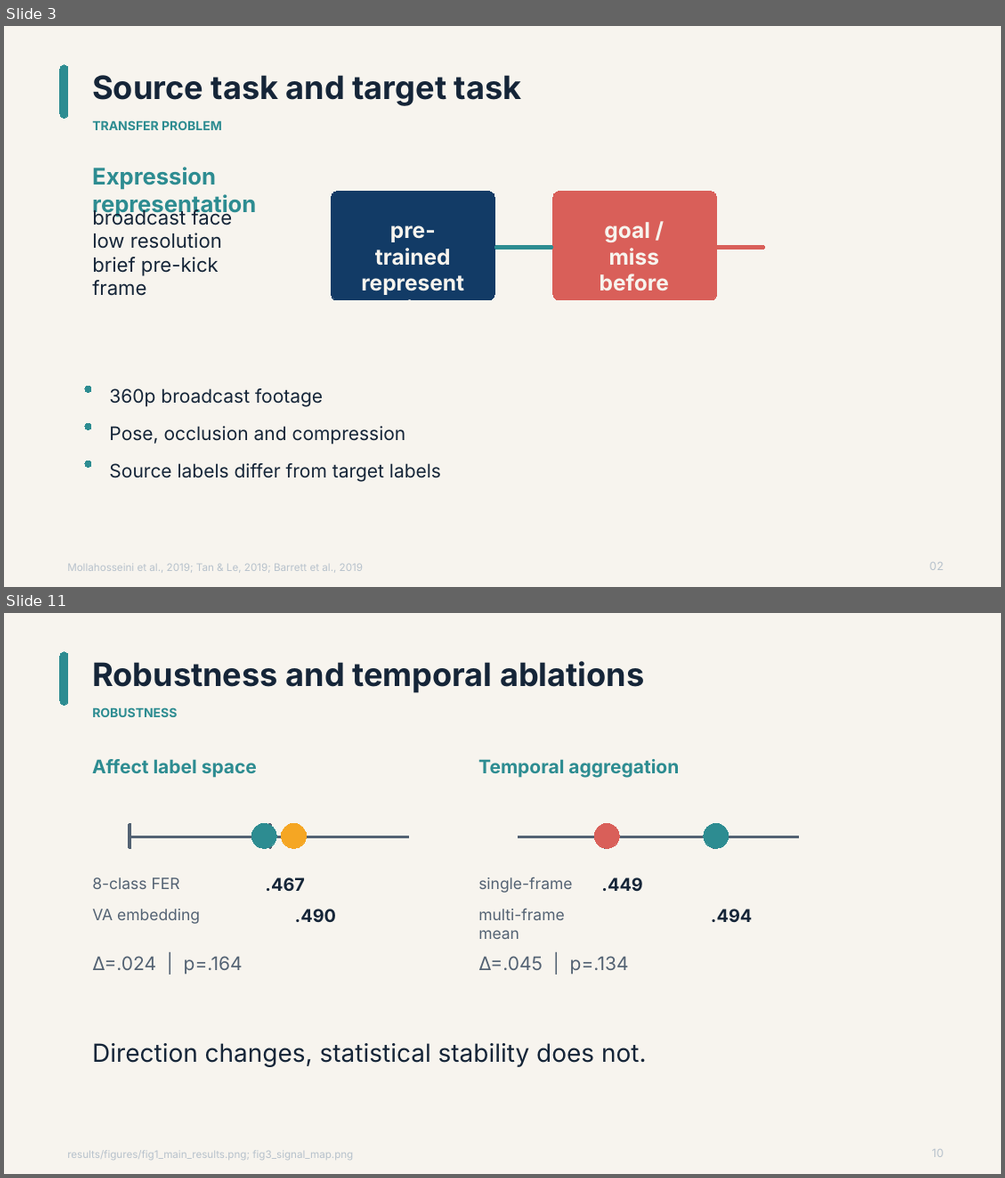
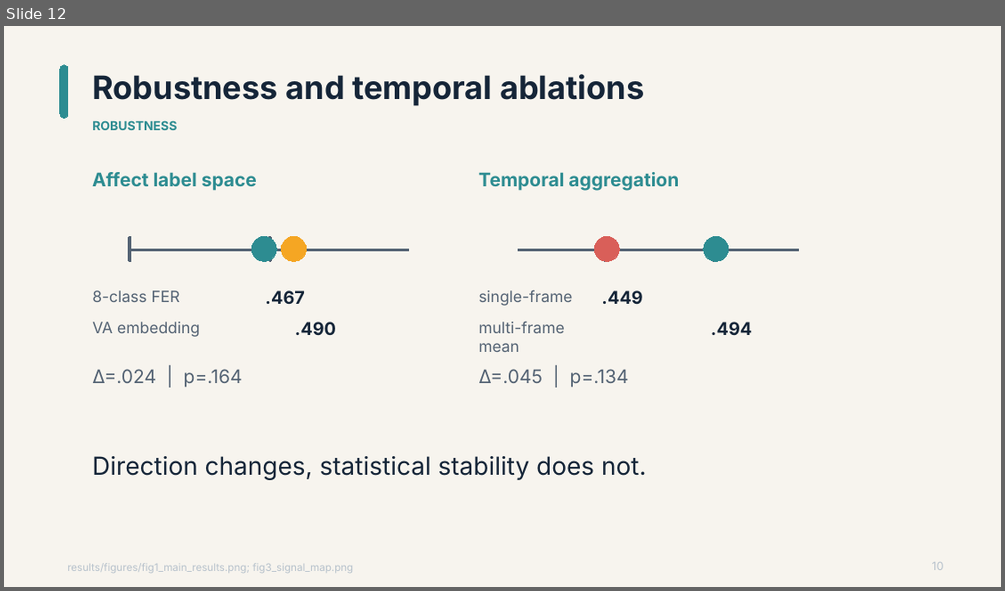
Before and after one commit to Grass456/Penalty-shoot-and-Expression, a slide deck: video/deliverables/Penalty_Shootout_and_Facial_Expression.pptx. Shown one above the other, each under a label of ours: slides 3 and 11 before the commit, slide 12 after it; the slides between them are not shown. The pictures are 1005x1178 and 1005x591 pixels, drawn with LibreOffice and Linux fonts; fonts in the diff are those of the drawing. Boxes give left, top, right and bottom in pixels: in the first picture for what was removed or moved away, otherwise in the second. Text is boxed around its words. In the diff, an @@ line names an element or a change of style, - is before the commit and + after.

```diff
--- a/video/deliverables/Penalty_Shootout_and_Facial_Expression.pptx
+++ b/video/deliverables/Penalty_Shootout_and_Facial_Expression.pptx
@@ slide 3 removed at [4, 26, 1001, 587], background #F7F4EE @@
@@ rounded rectangle removed at [60, 65, 67, 118] @@
@@ text removed at [92, 75, 522, 106] @@
-Source task and target task
@@ text removed at [92, 120, 222, 130] @@
-TRANSFER PROBLEM
@@ text removed at [92, 167, 256, 216] @@
-Expression representation
@@ text removed at [92, 208, 233, 296] @@
-broadcast face
-low resolution
-brief pre-kick frame
@@ rounded rectangle removed at [332, 192, 495, 300] @@
@@ rounded rectangle removed at [553, 192, 717, 300] @@
@@ text removed at [375, 225, 451, 265] @@
-pre-trained
-representation
@@ text removed at [593, 222, 674, 300] @@
-goal / miss
-before contact
@@ rounded rectangle removed at [494, 246, 553, 248] @@
@@ rounded rectangle removed at [717, 246, 765, 248] @@
@@ rounded rectangle removed at [85, 386, 90, 392] @@
@@ text removed at [109, 388, 323, 407] @@
-360p broadcast footage
@@ rounded rectangle removed at [85, 423, 90, 429] @@
@@ text removed at [109, 426, 406, 444] @@
-Pose, occlusion and compression
@@ rounded rectangle removed at [85, 460, 90, 467] @@
@@ text removed at [109, 463, 441, 482] @@
-Source labels differ from target labels
@@ text removed at [67, 563, 363, 572] @@
-Mollahosseini et al., 2019; Tan & Le, 2019; Barrett et al., 2019
@@ text removed at [930, 562, 944, 570] @@
-02
@@ what was slide 11 is now slide 12 @@
```
Also in this commit, not shown: 5 slides changed, 6 slides added, 4 other slides removed, 18 other files.
